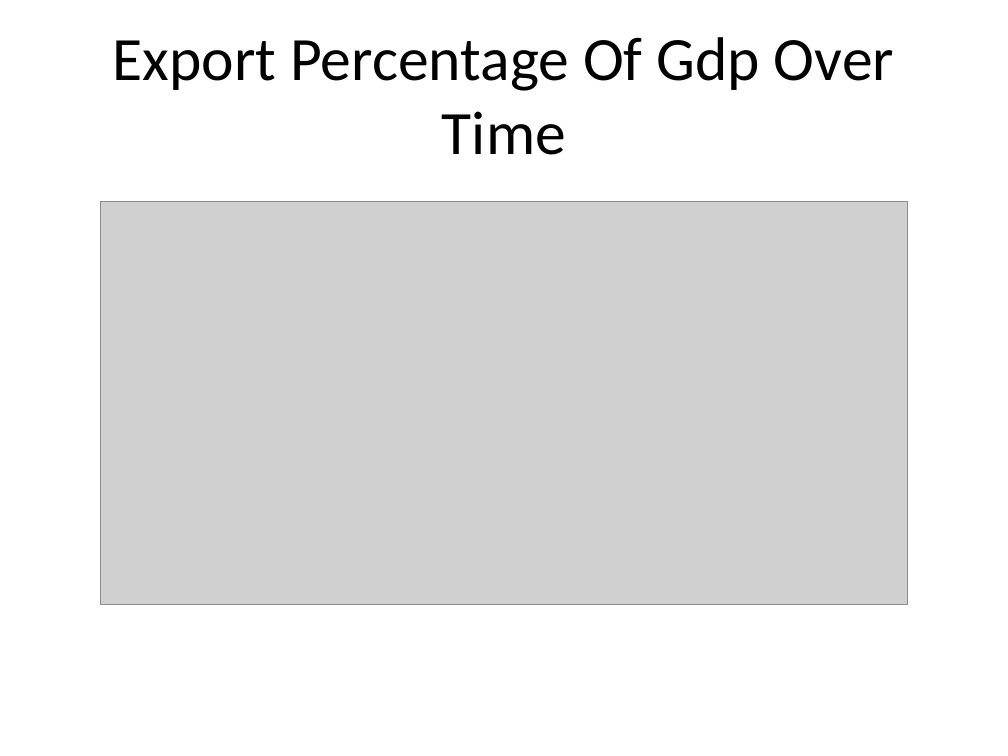
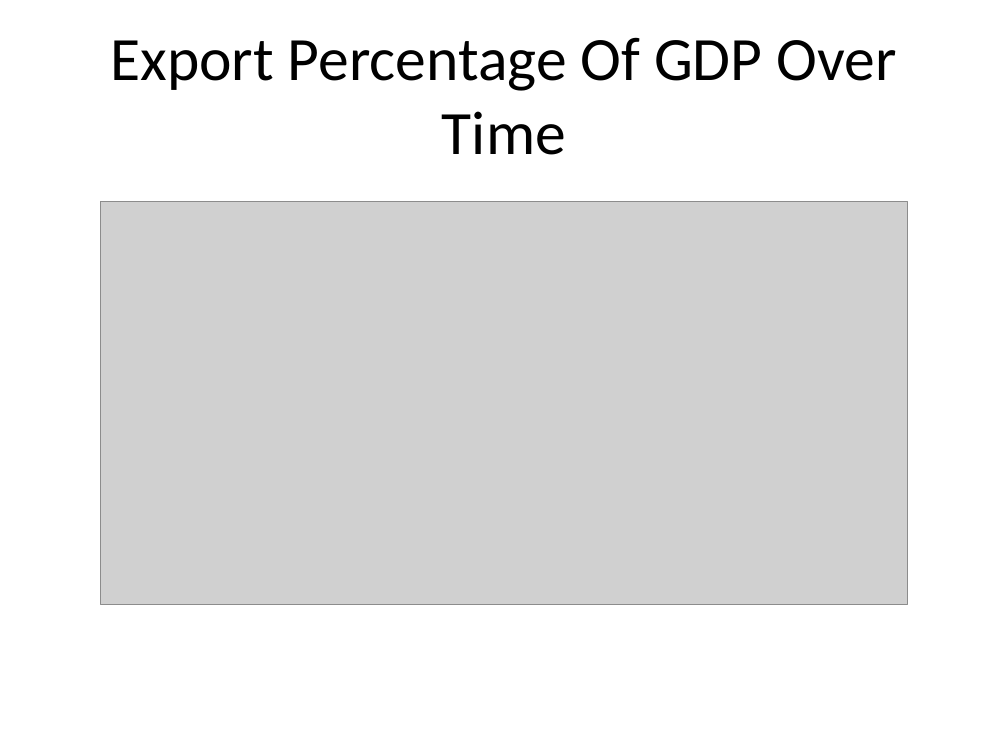
Before and after one commit to Delpen9/Argentina-Inflation, a slide deck: slide 16 of argentina_analysis_presentation.pptx (slide 14 before the commit). Drawn at 1008x756 pixels with LibreOffice and Linux fonts; fonts in the diff are those of the drawing; grey boxes stand for pictures. Boxes give left, top, right and bottom in pixels: in the first picture for what was removed or moved away, otherwise in the second. Text is boxed around its words. In the diff, an @@ line names an element or a change of style, - is before the commit and + after.

```diff
--- a/argentina_analysis_presentation.pptx
+++ b/argentina_analysis_presentation.pptx
@@ title at bbox=[110, 37, 896, 155]: text changed @@
-Export Percentage Of Gdp Over Time
+Export Percentage Of GDP Over Time
```
Also in this commit, not shown: 1 other slide changed, 2 slides added, 1 other file.
